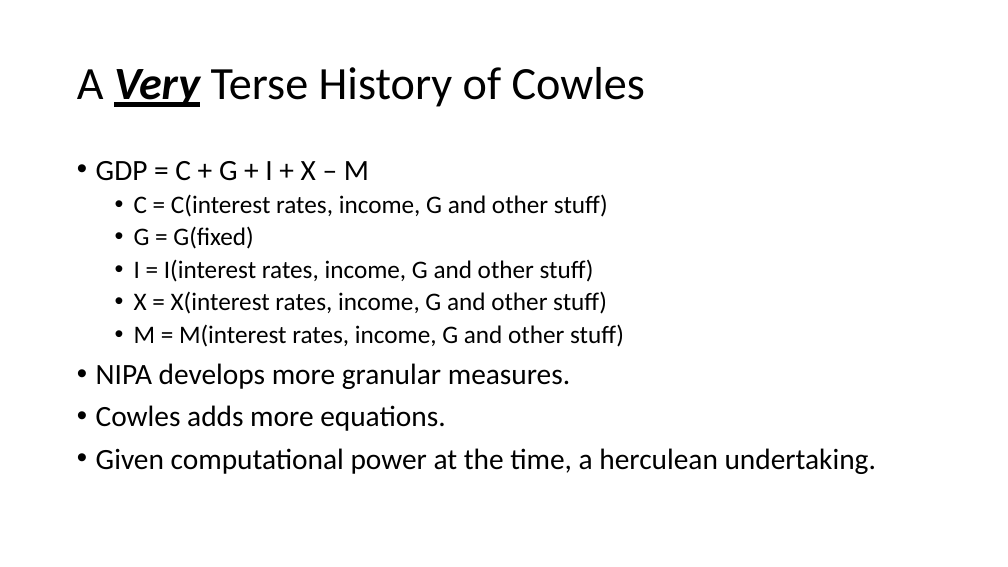
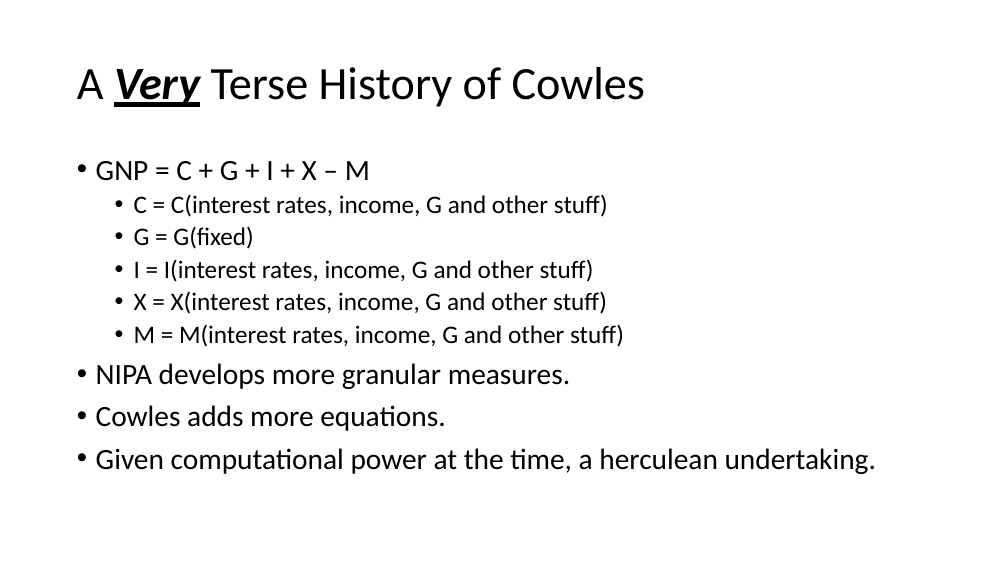
Before and after one commit to thsavage/Public-Presentations, a slide deck: slide 4 of It Ain't AI.pptx. Drawn at 1008x567 pixels with LibreOffice and Linux fonts; fonts in the diff are those of the drawing. Boxes give left, top, right and bottom in pixels: in the first picture for what was removed or moved away, otherwise in the second. Text is boxed around its words. In the diff, an @@ line names an element or a change of style, - is before the commit and + after.

```diff
--- a/It Ain't AI.pptx
+++ b/It Ain't AI.pptx
@@ text at bbox=[96, 161, 370, 181]: text changed @@
-• GDP = C + G + I + X – M
+• GNP = C + G + I + X – M
```
Also in this commit, not shown: 10 other slides changed.
